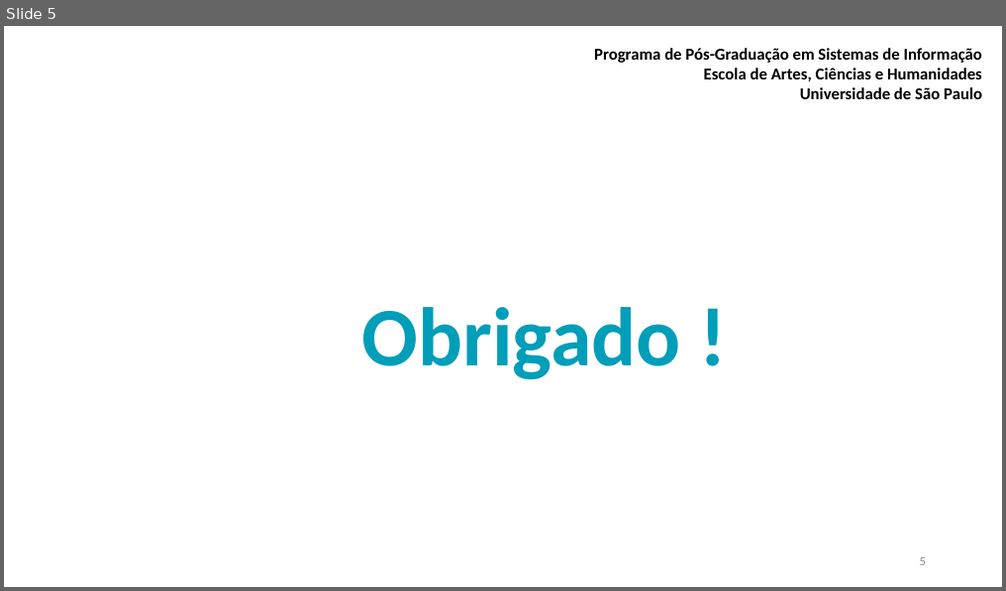
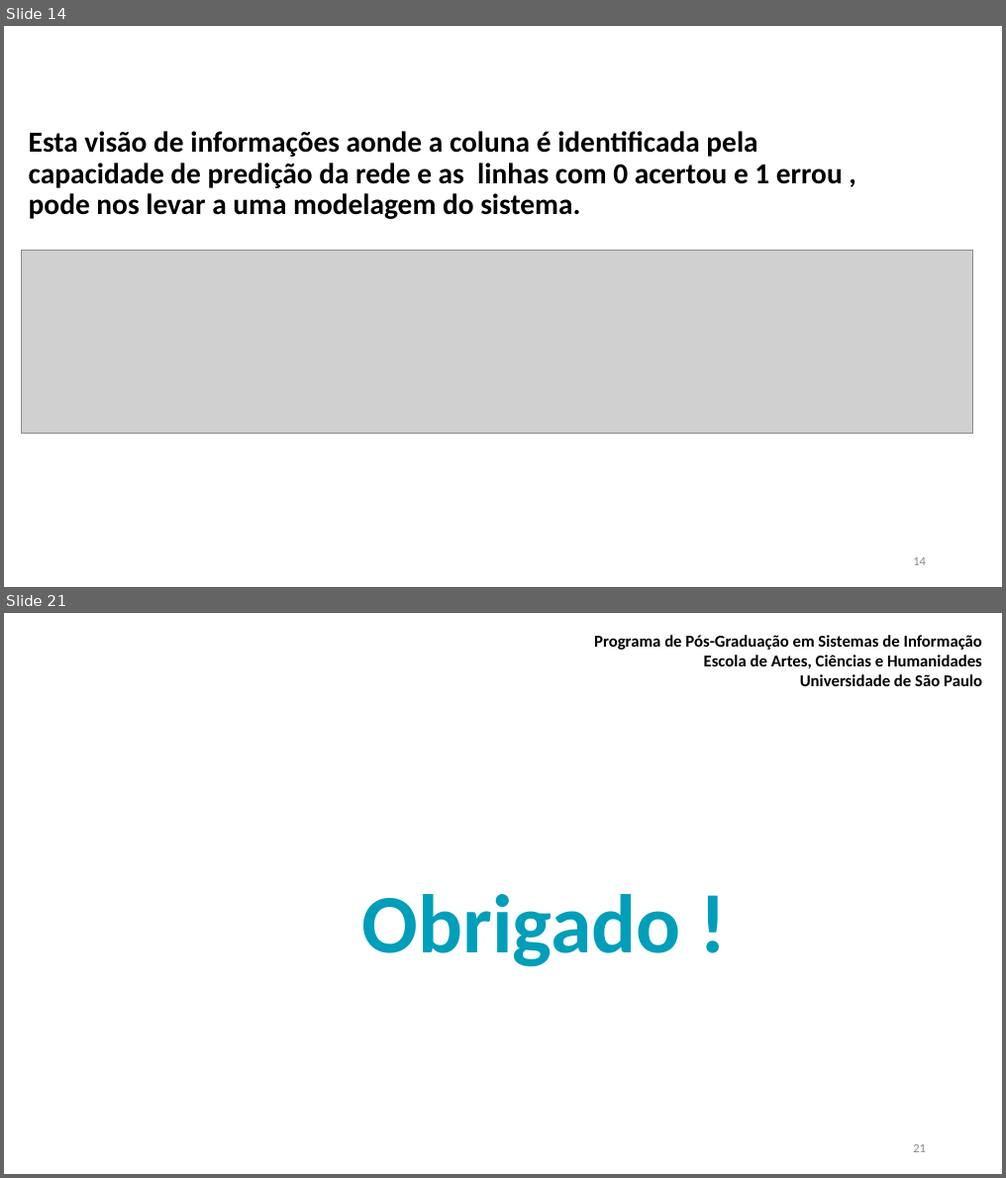
Before and after one commit to MarceloSabris/Clver1, a slide deck: apresentacao/apresentacao.pptx. Shown one above the other, each under a label of ours: slide 5 before the commit, slides 14 and 21 after it; the slides between them are not shown. The pictures are 1006x591 and 1006x1178 pixels, drawn with LibreOffice and Linux fonts; fonts in the diff are those of the drawing; grey boxes stand for pictures; background and template pictures are left out. Boxes give left, top, right and bottom in pixels: in the first picture for what was removed or moved away, otherwise in the second. Text is boxed around its words. In the diff, an @@ line names an element or a change of style, - is before the commit and + after.

```diff
--- a/apresentacao/apresentacao.pptx
+++ b/apresentacao/apresentacao.pptx
@@ slide 14 added at (4,26,1002,587), background #FFFFFF @@
@@ title added at (21,26,921,81), 40 pt, text #FFFFFF, bold @@
+Resultado
@@ text added at (29,131,843,219), 28 pt, text #000000, bold @@
+Esta visão de informações aonde a coluna é identificada pela capacidade de predição da rede e as linhas com 0 acertou e 1 errou , pode nos levar a uma modelagem do sistema.
@@ picture added at (21,251,973,434) @@
@@ page number added at (913,558,926,566), 12 pt, text #8C8C8C @@
+14
@@ what was slide 5 is now slide 21 @@
@@ page number at (913,1145,926,1153): text changed @@
-5
+21
```
Also in this commit, not shown: 2 slides changed, 16 other slides added, 1 slide removed, 10 other files.
